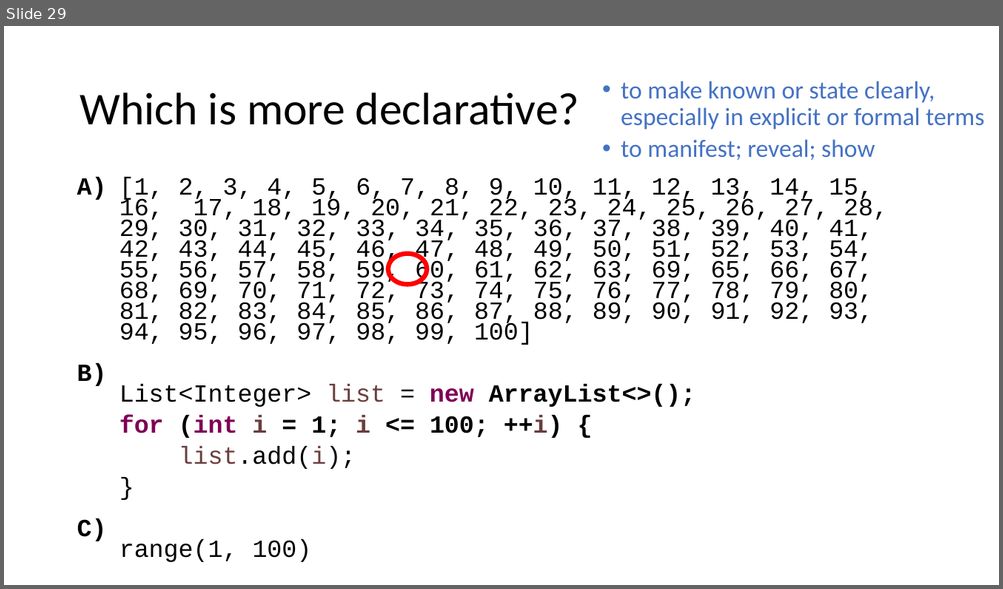
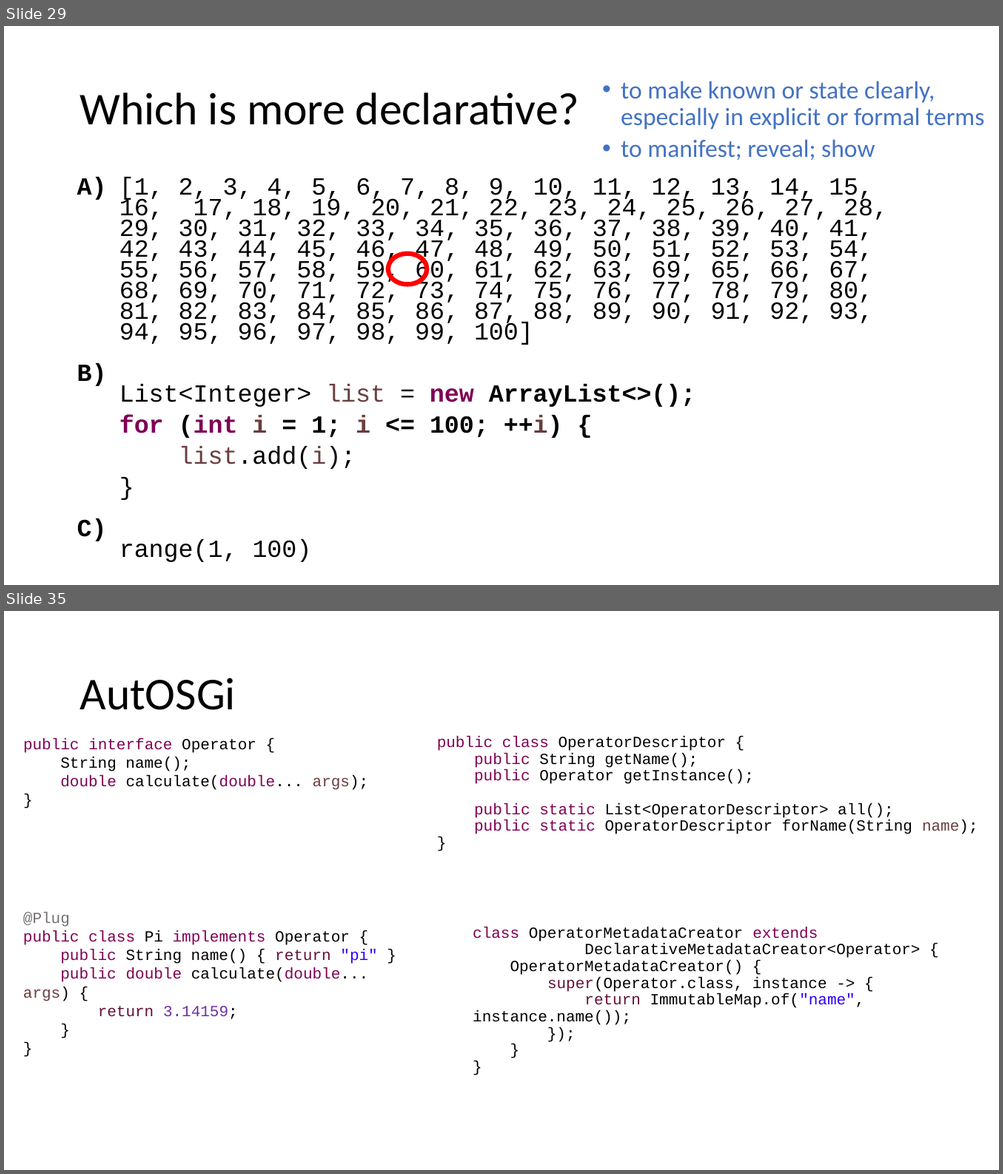
Before and after one commit to diffplug/sockets-and-plugs, a slide deck: Socket and Plugs.pptx. Shown one above the other, each under a label of ours: slide 29 before the commit, slides 29 and 35 after it; the slides between them are not shown. The pictures are 1003x589 and 1003x1174 pixels, drawn with LibreOffice and Linux fonts; fonts in the diff are those of the drawing. Boxes give left, top, right and bottom in pixels: in the first picture for what was removed or moved away, otherwise in the second. Text is boxed around its words. In the diff, an @@ line names an element or a change of style, - is before the commit and + after.

```diff
--- a/Socket and Plugs.pptx
+++ b/Socket and Plugs.pptx
@@ slide 35 added at <box>4,611,999,1170</box>, background #FFFFFF @@
@@ title added at <box>79,678,235,710</box>, 44 pt, text #000000 @@
+AutOSGi
@@ text added at <box>23,738,369,790</box>, 15 pt, text #000000 @@
+public interface Operator {
+String name();
+double calculate(double... args);
+}
@@ text added at <box>437,736,978,834</box>, 15 pt, text #000000 @@
+public class OperatorDescriptor {
+public String getName();
+public Operator getInstance();
+public static List<OperatorDescriptor> all();
+public static OperatorDescriptor forName(String name);
+}
@@ text added at <box>23,912,377,1019</box>, 15 pt, text #7F0055 @@
+@Plug
+public class Pi implements Operator {
+public String name() { return "pi" }
+public double calculate(double... args) {
+return 3.14159;
+}
+}
@@ text added at <box>472,927,919,1025</box>, 15 pt, text #000000 @@
+class OperatorMetadataCreator extends
+DeclarativeMetadataCreator<Operator> {
+OperatorMetadataCreator() {
+super(Operator.class, instance -> {
+return ImmutableMap.of("name", instance.name());
+});
+}
+}
```
Also in this commit, not shown: 3 slides changed, 7 other slides added, 1 slide removed.
